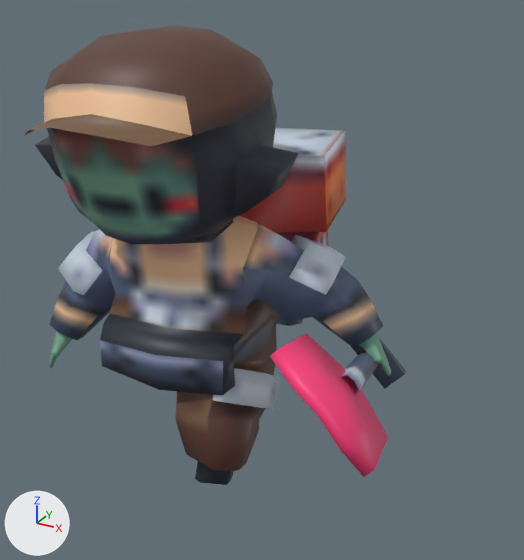
Two versions of the FBX model Assets/Resources/Models/player.fbx, one commit apart.
Camera for both pictures: a camera (50 mm lens) standing at (5.44, -8.16, 6.69) and looking at (1.22, -0.47, 2.85). Lighting does not change. The marker at lower left points along +X, +Y and +Z. Both versions are drawn at frame 14 of the action 'player_run'; the numbers are the values there. Vertices at the same position are counted once.

The scene before the commit, as lines of its bpy script (objects in view):
```python
me_cube_001 = bpy.data.meshes.new('Cube.001')
me_cube_001.from_pydata(...)  # 48 vertices, 36 faces; spans x -16.0..48.0, y -85.0..307.0, z -106.0..49.0
me_cube_001.materials.append(mat_mat_shovel)  # picture img_tex_equips_png
me_cube_004 = bpy.data.meshes.new('Cube.004')
me_cube_004.from_pydata(...)  # 513 vertices, 504 faces; spans x -214.0..294.0, y 2.0..595.0, z -215.0..267.0
me_cube_004.materials.append(mat_mat_player)  # picture img_tex_player_png
ob_player = bpy.data.objects.new('player', me_cube_004)
ob_player.location = (0.0, 0.0, 0.0)
ob_player.rotation_euler = (1.571, 0.0, 0.0)  # degrees (90, 0, 0)
ob_player.scale = (0.01, 0.01, 0.01)
ob_shovel = bpy.data.objects.new('shovel', me_cube_001)
ob_shovel.location = (2.52, 0.06, 2.06)
ob_shovel.rotation_euler = (0.395, 0.534, -2.712)  # degrees (23, 31, -155)
ob_shovel.scale = (0.01, 0.00998, 0.00967)
```
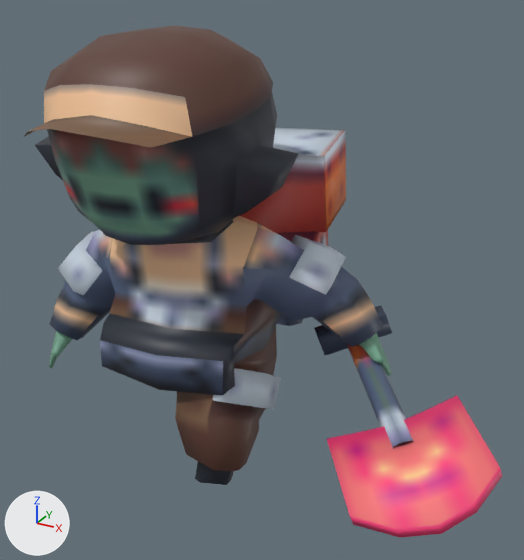
What changed in the scene script:
```text
Change me_cube_001:
    where me_cube_001.from_pydata(...)  # 48 vertices, 36 faces; spans x -16.0..48.0, y -85.0..307.0, z -106.0..49.0
    used by ob_shovel; location = (2.52, 0.06, 2.06); rotation_euler = (0.395, 0.534, -2.712), in degrees (23, 31, -155); scale = (0.01, 0.00998, 0.00967)
    me_cube_001 part 1: the whole mesh is moved by (-15.0, -96.0, 28.0)
Change ob_shovel:
    ob_shovel.location: (2.52, 0.06, 2.06) -> (3.08, -0.77, 1.77)
    ob_shovel.rotation_euler: (0.395, 0.534, -2.712) -> (-0.415, -1.429, -2.128)  # degrees (23, 31, -155) -> degrees (-24, -82, -122)
    ob_shovel.scale: (0.01, 0.00998, 0.00967) -> (0.00925, 0.0101, 0.0103)
```

Where the change shows, as pixel boxes [x1, y1, x2, y2] in the pictures (524 x 560 px):
'shovel', moved, turned, rescaled
    before: [270, 333, 406, 477]
    after: [314, 305, 502, 537]
